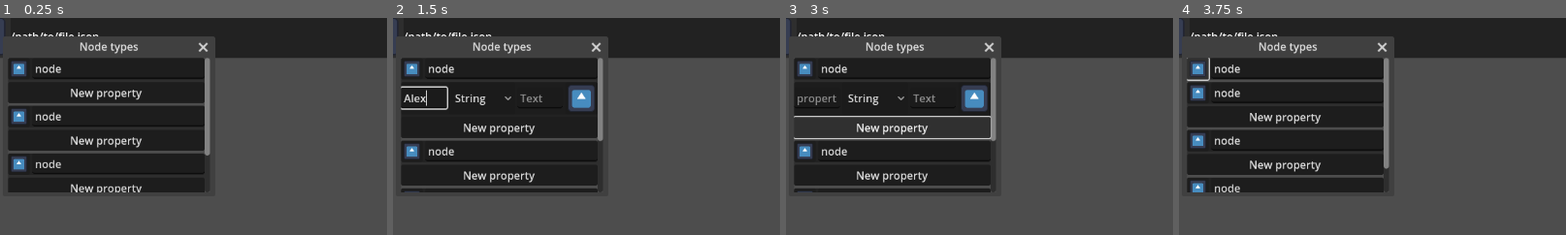
Above: before the commit, frames 1-4 (left to right).
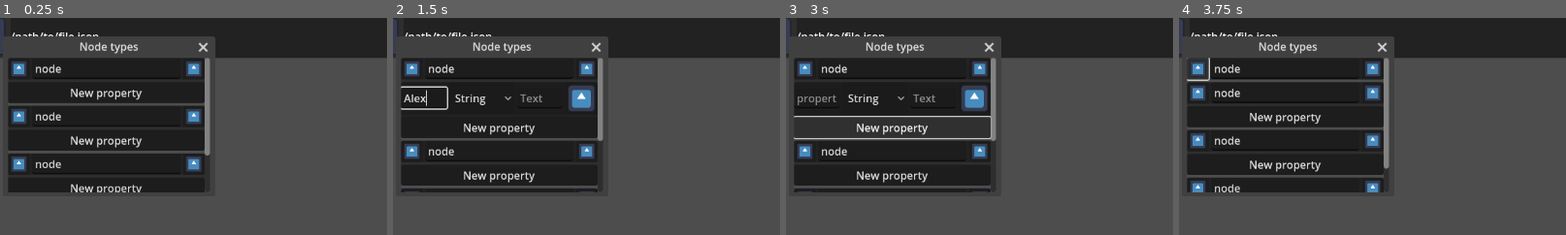
Above: after the commit, the same moments.

Repository: arthurgps2/nodoban
Game: Godot game, scene res://Charter/Charter.tscn
The game is run twice, just before and just after one commit, with the same random seed, the same clock (stepped at 60 frames per second) and the same inputs. The engine's default icon, where the game draws it, is replaced by a stand-in: a white triangle on a blue panel in a dark square.
Inputs (mouse positions are % of the whole screen's width and height, from its top left):
- Up to frame 1 (0.25 s): no input
- Up to frame 2 (1.5 s): click "New property" at 0.5 s; click (9, 19) at 1.27 s; type "Alex" at 1.35 s
- Up to frame 3 (3 s): click (23, 19) at 1.5 s; type "Alex" at 1.58 s; click (29, 19) at 2 s; click "New property" at 2.75 s
- Up to frame 4 (3.75 s): click (7, 12) at 3.52 s
The pictures show only the part of the screen within x 5-54%, y 1-51%; the shares and areas given below are measured in that part.

The runs differ from the first frame. In frame 1, 0.8% of the frame differs, in the area x 48-53%, y 20-71%; in frame 2, 0.6%; in frame 3, 0.6%; in frame 4, 1.0%, in the area x 48-53%, y 20-81%.

Commit message:
Delete node type button

Diff:
--- a/Charter/Node Type Menu/CharterNodeTypeMenu.gd
+++ b/Charter/Node Type Menu/CharterNodeTypeMenu.gd
@@ -11,3 +11,6 @@
 	%MenuBody/Items.add_child(node_property)
 	%MenuBody/Items.move_child(node_property, -1)
 	%MenuBody/Items.move_child(%MenuBody/Items/NewButton, -1)
+
+func _on_delete_button_pressed() -> void:
+	queue_free()
--- a/Charter/Node Type Menu/CharterNodeTypeMenu.tscn
+++ b/Charter/Node Type Menu/CharterNodeTypeMenu.tscn
@@ -35,6 +35,12 @@
 layout_mode = 2
 text = "node"
 
+[node name="DeleteButton" type="Button" parent="VBoxContainer/MenuHeader/HBoxContainer"]
+custom_minimum_size = Vector2(32, 32)
+layout_mode = 2
+icon = ExtResource("1_olsri")
+expand_icon = true
+
 [node name="MenuBody" type="PanelContainer" parent="VBoxContainer"]
 unique_name_in_owner = true
 layout_mode = 2
@@ -47,4 +53,5 @@
 text = "New property"
 
 [connection signal="pressed" from="VBoxContainer/MenuHeader/HBoxContainer/DropdownButton" to="." method="_on_dropdown_button_pressed"]
+[connection signal="pressed" from="VBoxContainer/MenuHeader/HBoxContainer/DeleteButton" to="." method="_on_delete_button_pressed"]
 [connection signal="pressed" from="VBoxContainer/MenuBody/Items/NewButton" to="." method="_on_new_button_pressed"]
